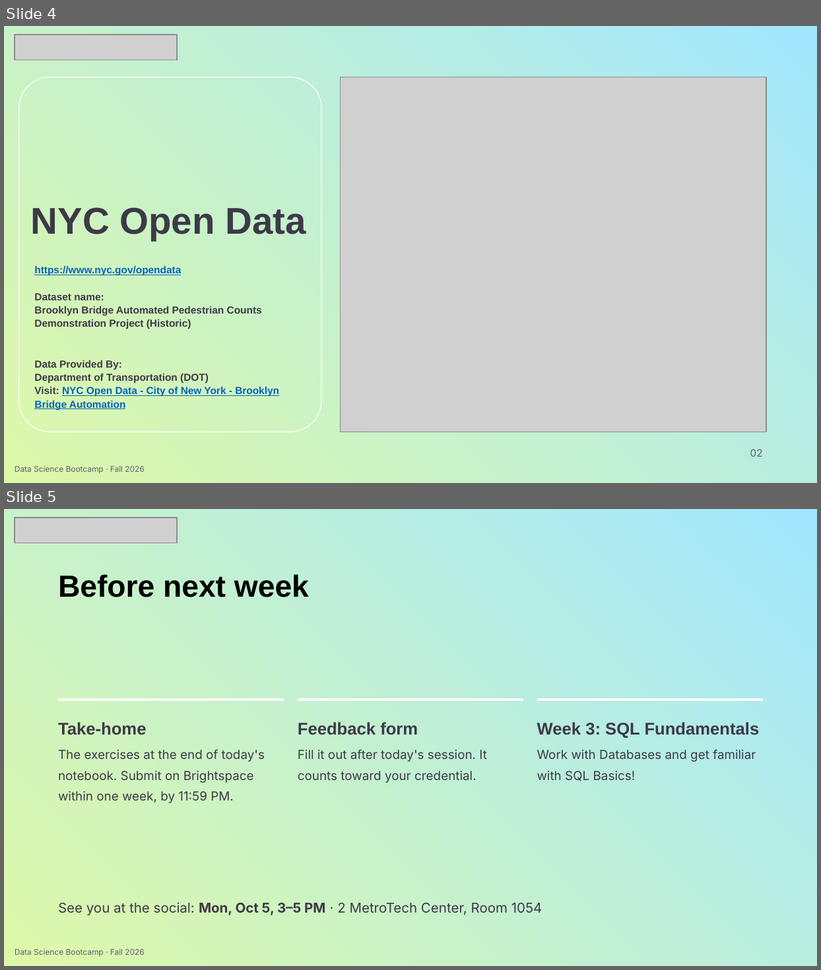
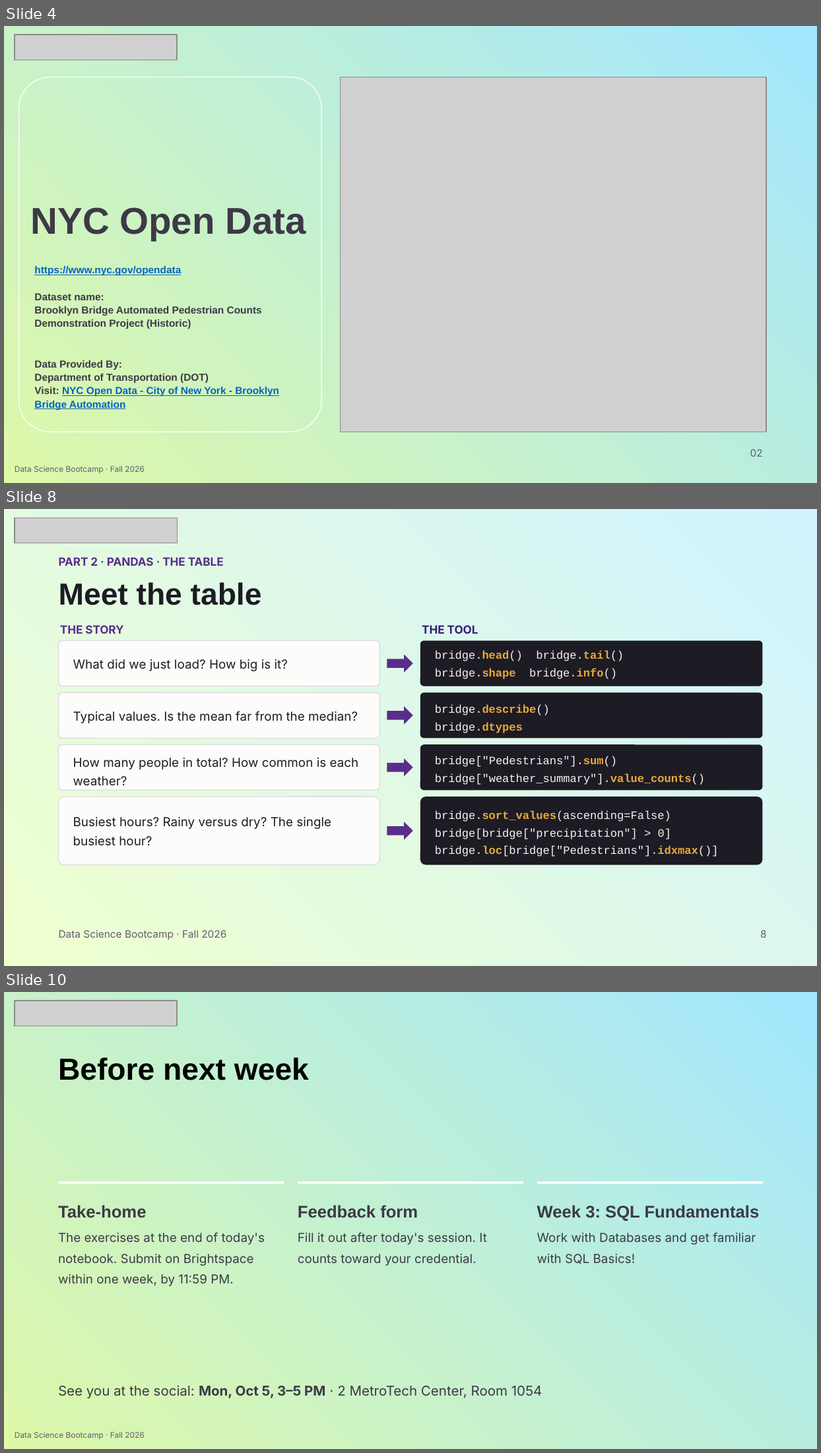
Before and after one commit to angelin-jacob/NYU-Tandon-Career-Hub-Fall-2026-Data-Science-Bootcamp, a slide deck: Week_2/Slides/Week 2.pptx. Shown one above the other, each under a label of ours: slides 4 and 5 before the commit, slides 4, 8 and 10 after it; the slides between them are not shown. The pictures are 821x970 and 821x1453 pixels, drawn with LibreOffice and Linux fonts; fonts in the diff are those of the drawing; grey boxes stand for pictures. Boxes give left, top, right and bottom in pixels: in the first picture for what was removed or moved away, otherwise in the second. Text is boxed around its words. In the diff, an @@ line names an element or a change of style, - is before the commit and + after.

```diff
--- a/Week_2/Slides/Week 2.pptx
+++ b/Week_2/Slides/Week 2.pptx
@@ slide 8 added at <box>4,509,817,966</box>, background gradient #EFFFCF to #D0F3FF @@
@@ picture added at <box>15,518,177,543</box> @@
@@ text added at <box>59,557,224,566</box>, 10 pt, text #5A2D8C, bold @@
+PART 2 · PANDAS · THE TABLE
@@ text added at <box>59,582,262,605</box>, 27 pt, text #1D1B24, bold @@
+Meet the table
@@ text added at <box>60,625,123,634</box>, 10 pt, text #5A2D8C, bold @@
+THE STORY
@@ text added at <box>422,625,479,634</box>, 10 pt, text #351C75, bold @@
+THE TOOL
@@ rounded rectangle added at <box>59,641,380,687</box>, fill #FDFCFA, outline #DDD8E3 0.75 pt @@
@@ rounded rectangle added at <box>420,641,762,687</box>, fill #1D1B24 @@
@@ text added at <box>73,659,288,671</box>, 11 pt, text #1D1B24 @@
+What did we just load? How big is it?
@@ right arrow added at <box>387,655,413,673</box>, fill #5A2D8C @@
@@ text added at <box>435,651,624,679</box>, 10 pt, text #F6F4EF @@
+bridge.head() bridge.tail()
+bridge.shape bridge.info()
@@ rounded rectangle added at <box>59,692,380,738</box>, fill #FDFCFA, outline #DDD8E3 0.75 pt @@
@@ right arrow added at <box>387,706,413,724</box>, fill #5A2D8C @@
@@ rounded rectangle added at <box>420,692,762,738</box>, fill #1D1B24 @@
@@ text added at <box>435,704,550,733</box>, 10 pt, text #F6F4EF @@
+bridge.describe()
+bridge.dtypes
@@ text added at <box>73,711,358,723</box>, 11 pt, text #1D1B24 @@
+Typical values. Is the mean far from the median?
@@ rounded rectangle added at <box>59,745,380,790</box>, fill #FDFCFA, outline #DDD8E3 0.75 pt @@
@@ rounded rectangle added at <box>420,745,762,790</box>, fill #1D1B24 @@
@@ text added at <box>73,758,359,786</box>, 11 pt, text #1D1B24 @@
+How many people in total? How common is each weather?
@@ right arrow added at <box>387,758,413,776</box>, fill #5A2D8C @@
@@ text added at <box>435,756,705,785</box>, 10 pt, text #F6F4EF @@
+bridge["Pedestrians"].sum()
+bridge["weather_summary"].value_counts()
@@ rounded rectangle added at <box>59,797,380,865</box>, fill #FDFCFA, outline #DDD8E3 0.75 pt @@
@@ rounded rectangle added at <box>420,797,762,865</box>, fill #1D1B24 @@
@@ text added at <box>73,817,331,846</box>, 11 pt, text #1D1B24 @@
+Busiest hours? Rainy versus dry? The single busiest hour?
@@ right arrow added at <box>387,822,413,840</box>, fill #5A2D8C @@
@@ text added at <box>435,811,719,857</box>, 10 pt, text #F6F4EF @@
+bridge.sort_values(ascending=False)
+bridge[bridge["precipitation"] > 0]
+bridge.loc[bridge["Pedestrians"].idxmax()]
@@ text added at <box>59,930,226,940</box>, 9 pt, text #625D6E @@
+Data Science Bootcamp · Fall 2026
@@ page number added at <box>760,930,767,938</box>, 9 pt, text #625D6E @@
+8
@@ what was slide 5 is now slide 10 @@
```
Also in this commit, not shown: 4 other slides added, 1 other file.
